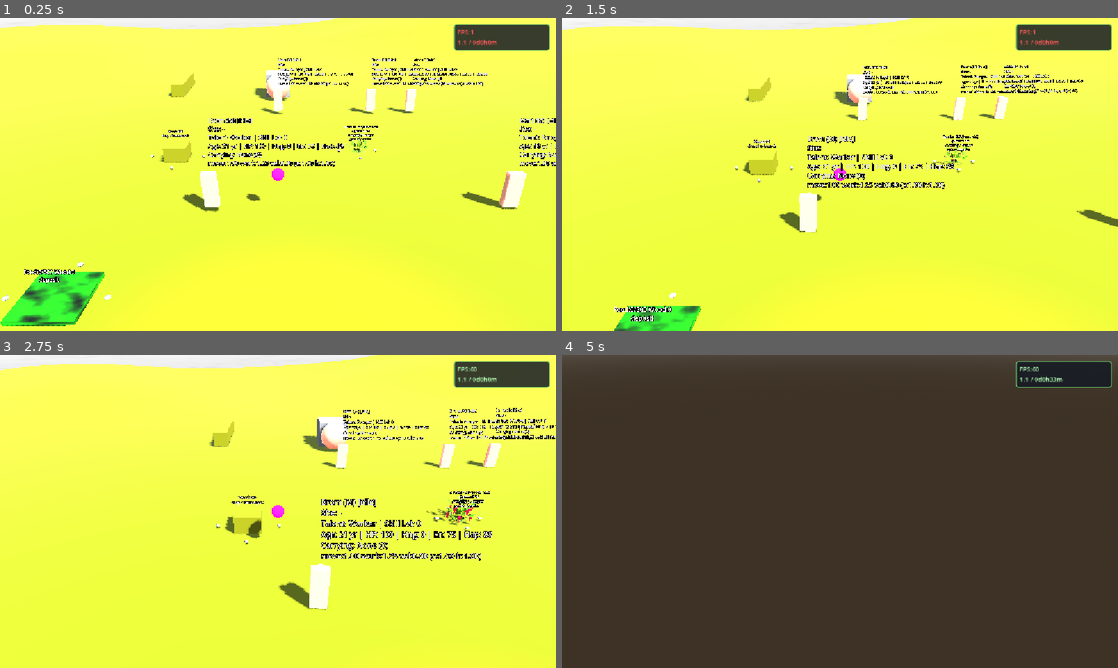
Above: before the commit, frames 1-4 (two rows, left to right).
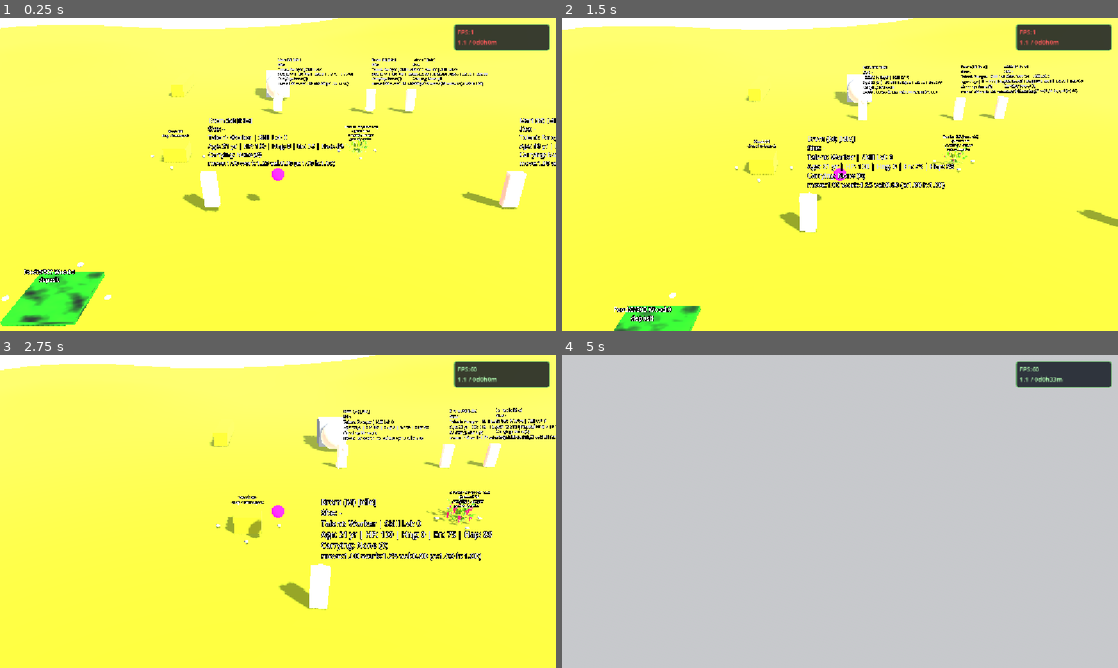
Above: after the commit, the same moments.

Repository: snowydad/Tribe
Game: Godot game, scene res://src/main/main.tscn
The game is run twice, just before and just after one commit, with the same random seed, the same clock (stepped at 60 frames per second) and the same inputs. The project has no main scene, so this scene is started directly.
Inputs (mouse positions are in pixels of both pictures, inside the frame that each line leads up to):
- Up to frame 1 (0.25 s): no input
- Up to frame 2 (1.5 s): tap Enter at 0.5 s; move the mouse to (962, 158) at 0.52 s; hold D 0.53-1.25 s; tap 0 at 0.6 s; click (962, 158) at 0.67 s; tap Space at 1.25 s; drag from (728, 190) to (812, 237) at 1.27 s
- Up to frame 3 (2.75 s): tap Enter at 2 s; move the mouse to (333, 442) at 2.02 s; hold D from 2.03 s (still down); tap 2 at 2.1 s
- Up to frame 4 (5 s): release D at 2.75 s; drag from (812, 574) to (673, 464) at 2.77 s; move the mouse to (1006, 558) at 3.52 s; tap 4 at 3.6 s; drag from (673, 464) to (756, 433) at 4.27 s

The runs differ from the first frame. In frame 1, 1.5% of the frame differs, in the area x 0-93%, y 1-99%; in frame 2, 1.3%; in frame 3, 1.5%; in frame 4, 99%, in the area x 0-100%, y 0-100%.

Commit message:
Canpfire

Diff:
--- a/src/environment/campfire.tscn
+++ b/src/environment/campfire.tscn
@@ -24,15 +24,26 @@
 transform = Transform3D(1, 0, 0, 0, 1, 0, 0, 0, 1, 0, 0.12, 0)
 mesh = SubResource("CylMesh")
 
+[node name="DevGround" type="MeshInstance3D" parent="." unique_id=337177736]
+transform = Transform3D(3, 0, 0, 0, 3, 0, 0, 0, 3, 0, -0.38195312, 0)
+mesh = SubResource("CylMesh")
+
+[node name="AreaLight3D" type="AreaLight3D" parent="." unique_id=249761005]
+transform = Transform3D(1, 0, 0, 0, 1, 0, 0, 0, 1, 0, 0.71313477, 0)
+visible = false
+light_color = Color(1, 0.6166667, 0, 1)
+light_energy = 2.0
+shadow_enabled = true
+shadow_blur = 10.0
+
 [node name="FireLight" type="OmniLight3D" parent="." unique_id=325432709]
-transform = Transform3D(1, 0, 0, 0, 1, 0, 0, 0, 1, 0, 0.6, 0)
+transform = Transform3D(1, 0, 0, 0, 1, 0, 0, 0, 1, 0, 1, 0)
 light_color = Color(1, 0.55, 0.2, 1)
-light_energy = 5.0
-light_size = 0.2
+light_energy = 2.0
 shadow_enabled = true
 shadow_opacity = 0.52
-shadow_blur = 0.0
-omni_range = 8.0
+shadow_blur = 10.0
+omni_range = 10.0
 
 [node name="StaticBody3D" type="StaticBody3D" parent="." unique_id=1467434201]
 collision_layer = 4
--- a/src/main/main.tscn
+++ b/src/main/main.tscn
@@ -13,9 +13,12 @@
 [ext_resource type="PackedScene" uid="uid://dmn7620t3d78t" path="res://src/environment/dev_obstacle.tscn" id="10_km7bn"]
 [ext_resource type="Script" uid="uid://503ly4ypns80" path="res://src/ui/CharacterInfoPanel.gd" id="11_erw1m"]
 [ext_resource type="PackedScene" uid="uid://bqqx8dbr4j38b" path="res://src/environment/debris.tscn" id="13_ibsor"]
-[ext_resource type="PackedScene" path="res://src/environment/campfire.tscn" id="14_hc2u7"]
+[ext_resource type="PackedScene" uid="uid://0j333howo578" path="res://src/environment/campfire.tscn" id="14_hc2u7"]
 
 [sub_resource type="ProceduralSkyMaterial" id="ProceduralSkyMaterial_frqgp"]
+sky_top_color = Color(0.4618634, 0.53608686, 0.6351234, 1)
+ground_bottom_color = Color(0.64705884, 0.654902, 0.67058825, 1)
+ground_horizon_color = Color(0.64705884, 0.654902, 0.67058825, 1)
 
 [sub_resource type="Sky" id="Sky_jqarl"]
 sky_material = SubResource("ProceduralSkyMaterial_frqgp")
@@ -24,7 +27,7 @@
 background_mode = 2
 sky = SubResource("Sky_jqarl")
 ambient_light_source = 3
-ambient_light_color = Color(0.24705882, 0.42352942, 1, 1)
+ambient_light_color = Color(0, 0.8166666, 1, 1)
 tonemap_mode = 2
 fog_light_color = Color(0.73, 0.9325, 1, 1)
 fog_density = 0.046
@@ -58,6 +61,8 @@
 [node name="DirectionalLight3D" type="DirectionalLight3D" parent="." unique_id=2056928374]
 transform = Transform3D(0.70710677, -0.49999997, 0.49999997, 0, 0.70710677, 0.70710677, -0.70710677, -0.49999997, 0.49999997, 0, 25.053116, 16.011642)
 shadow_enabled = true
+shadow_opacity = 0.9
+shadow_blur = 0.01
 directional_shadow_pancake_size = 100.0
 
 [node name="CameraAnchor" type="Node3D" parent="." unique_id=1779606153]
@@ -84,7 +89,7 @@
 mesh = SubResource("SphereMesh_csncc")
 
 [node name="Character" parent="." unique_id=682575563 instance=ExtResource("2_ab7mr")]
-transform = Transform3D(0.9987056, 0, -0.05086355, 0, 1, 0, 0.05086355, 0, 0.9987056, 0, 2.620082, 9.29436)
+transform = Transform3D(-0.97678876, 0, -0.21420497, 0, 1, 0, 0.21420497, 0, -0.97678876, 0, 2.620082, 9.29436)
 
 [node name="Character2" parent="." unique_id=1713816478 instance=ExtResource("2_ab7mr")]
 transform = Transform3D(0.9987056, 0, -0.05086355, 0, 1, 0, 0.05086355, 0, 0.9987056, 6.6310062, 2.620082, 9.29436)
